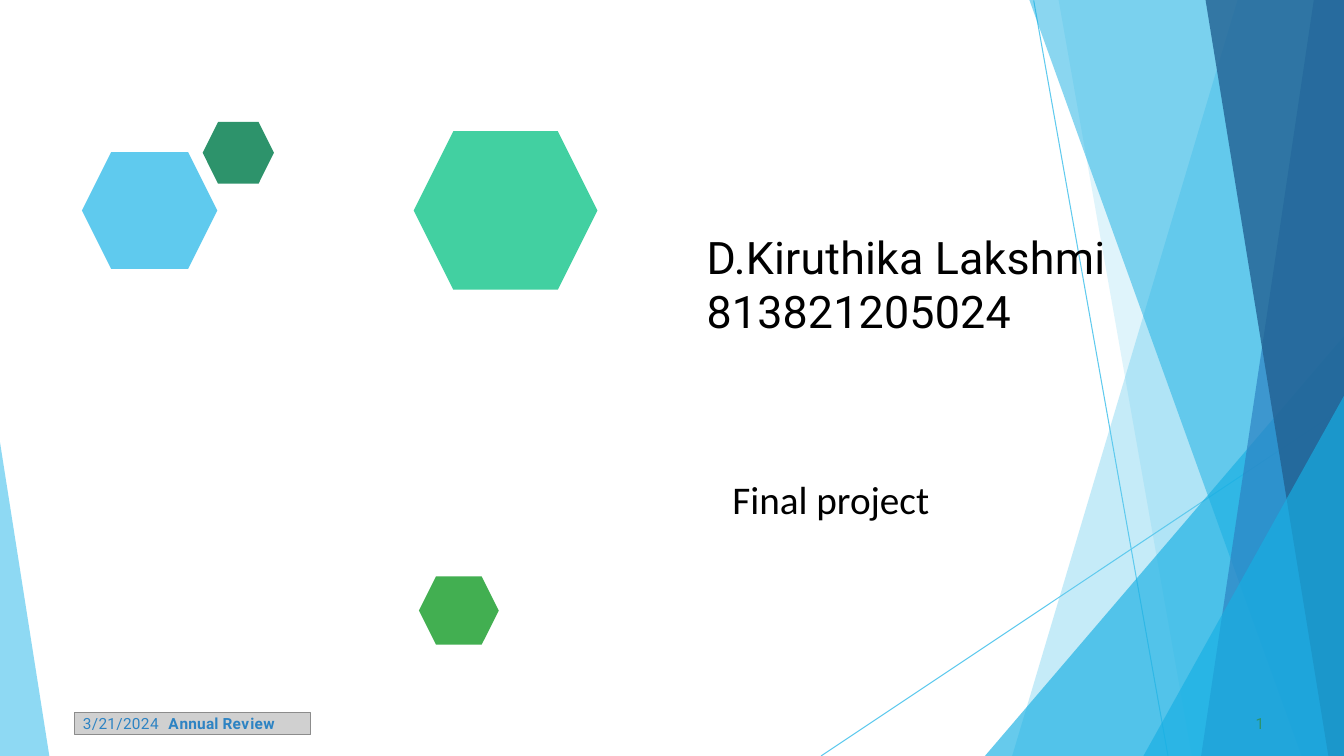
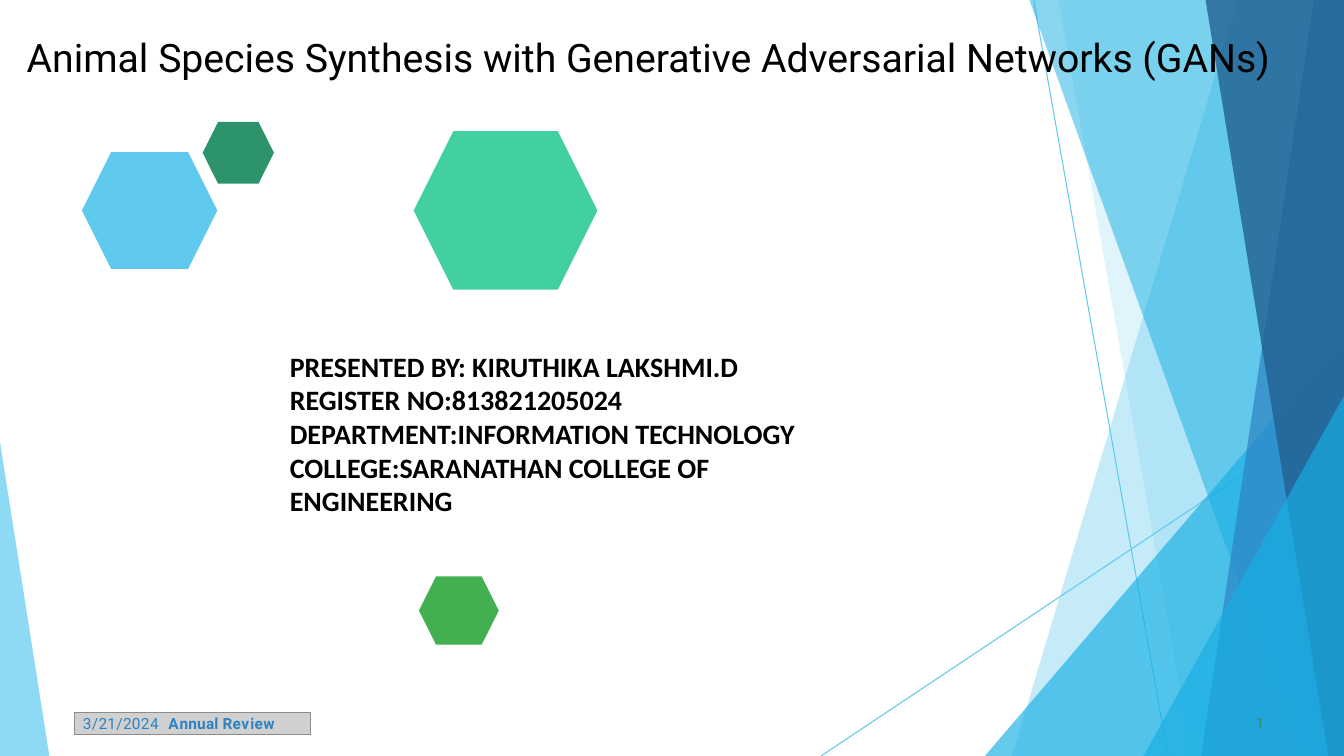
Before and after one commit to DKiruthikalakshmi/TNSDC-Generative-AI, a slide deck: slide 1 of Animal Species Synthesis.pptx. Drawn at 1344x756 pixels with LibreOffice and Linux fonts; fonts in the diff are those of the drawing; grey boxes stand for pictures. Boxes give left, top, right and bottom in pixels: in the first picture for what was removed or moved away, otherwise in the second. Text is boxed around its words. In the diff, an @@ line names an element or a change of style, - is before the commit and + after.

```diff
--- a/Animal Species Synthesis.pptx
+++ b/Animal Species Synthesis.pptx
@@ title added at box(27, 37, 1269, 83), 28 pt, text #000000 @@
+Animal Species Synthesis with Generative Adversarial Networks (GANs)
@@ title removed at box(707, 233, 1105, 329) @@
-D.Kiruthika Lakshmi
-813821205024
@@ text added at box(290, 358, 794, 512), 20 pt, text #000000, bold @@
+PRESENTED BY: KIRUTHIKA LAKSHMI.D
+REGISTER NO:813821205024
+DEPARTMENT:INFORMATION TECHNOLOGY
+COLLEGE:SARANATHAN COLLEGE OF ENGINEERING
@@ text removed at box(732, 486, 929, 521) @@
-Final project
```
